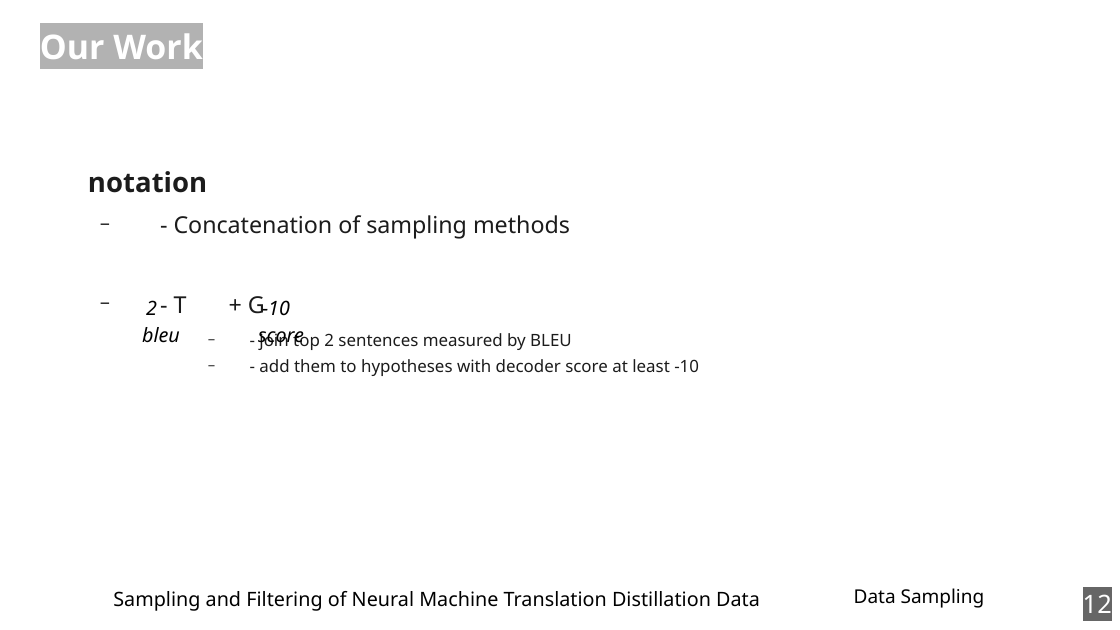
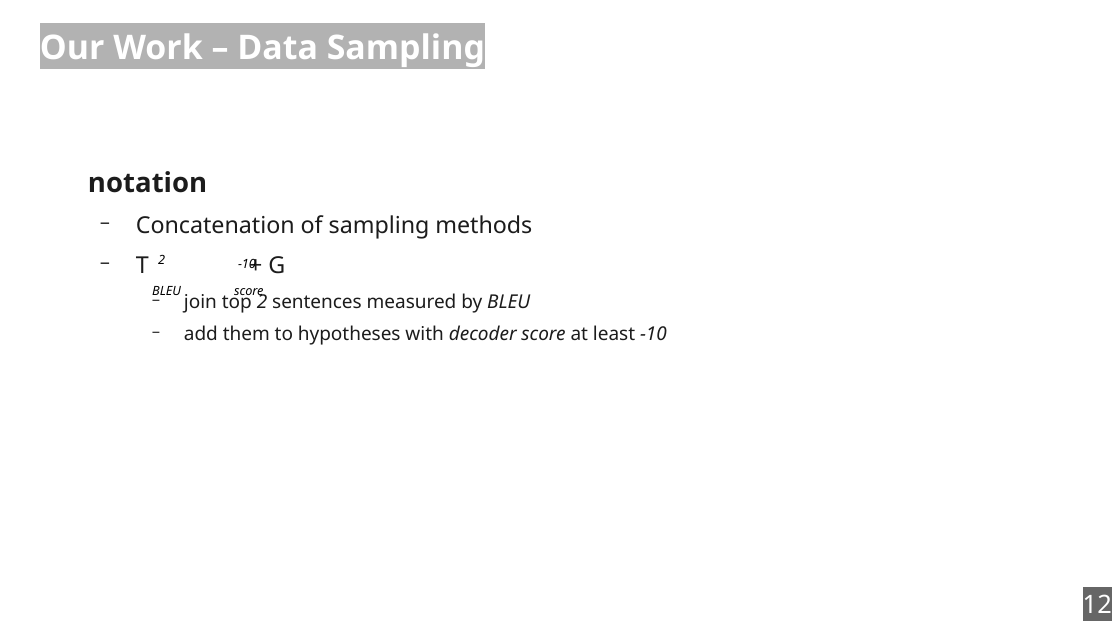
Before and after one commit to zouharvi/reference-mt-distill, a slide deck: slide 12 of meta/final_presentation.odp. Drawn at 1120x630 pixels with LibreOffice and Linux fonts; fonts in the diff are those of the drawing. Boxes give left, top, right and bottom in pixels: in the first picture for what was removed or moved away, otherwise in the second. Text is boxed around its words. In the diff, an @@ line names an element or a change of style, - is before the commit and + after.

```diff
--- a/meta/final_presentation.odp
+++ b/meta/final_presentation.odp
@@ title at (x1=40, y1=33, x2=485, y2=67): text changed @@
-Our Work
+Our Work – Data Sampling
@@ text at (x1=136, y1=215, x2=667, y2=345): text changed; size 12 to 13.5 pt @@
-  − - Concatenation of sampling methods
-  − - T + G
-      − - join top 2 sentences measured by BLEU
-      − - add them to hypotheses with decoder score at least -10
+  − Concatenation of sampling methods
+  − T + G
+    − join top 2 sentences measured by BLEU
+    − add them to hypotheses with decoder score at least -10
@@ text "2" moved from (x1=146, y1=300, x2=157, y2=315) to (x1=158, y1=254, x2=165, y2=264) @@
@@ size 14 to 9 pt in 3 elements at (x1=158, y1=254, x2=165, y2=264), (x1=234, y1=288, x2=264, y2=299), (x1=238, y1=258, x2=256, y2=271) @@
@@ text "-10" moved from (x1=262, y1=297, x2=290, y2=316) to (x1=238, y1=258, x2=256, y2=271) @@
@@ text at (x1=152, y1=286, x2=181, y2=295): text changed; size 14 to 9 pt @@
-bleu
+BLEU
@@ text "score" moved from (x1=258, y1=331, x2=304, y2=349) to (x1=234, y1=288, x2=264, y2=299) @@
@@ text removed at (x1=113, y1=591, x2=760, y2=611) @@
-Sampling and Filtering of Neural Machine Translation Distillation Data
@@ text removed at (x1=854, y1=588, x2=985, y2=608) @@
-Data Sampling
```
Also in this commit, not shown: 18 other slides changed.
